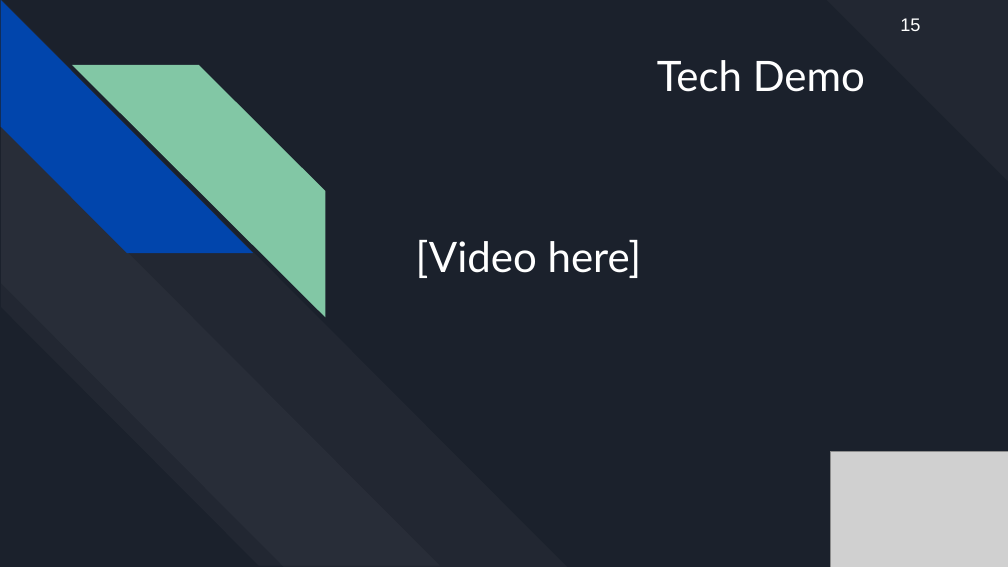
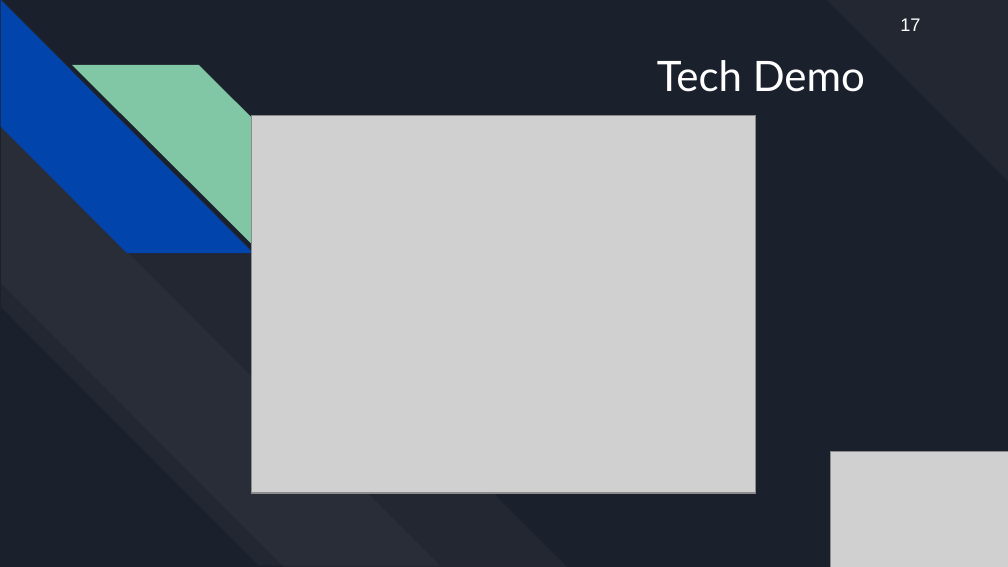
Before and after one commit to haileydhanens/CWU_AriGato, a slide deck: slide 18 of Documentation/AriGato Presentation #2 (1_31_2019).pptx (slide 16 before the commit). Drawn at 1008x567 pixels with LibreOffice and Linux fonts; fonts in the diff are those of the drawing; grey boxes stand for pictures. Boxes give left, top, right and bottom in pixels: in the first picture for what was removed or moved away, otherwise in the second. Text is boxed around its words. In the diff, an @@ line names an element or a change of style, - is before the commit and + after.

```diff
--- a/Documentation/AriGato Presentation #2 (1_31_2019).pptx
+++ b/Documentation/AriGato Presentation #2 (1_31_2019).pptx
@@ text at (900, 18, 920, 31): text changed @@
-15
+17
@@ picture added at (252, 115, 756, 493) @@
@@ subtitle removed at (416, 240, 642, 278) @@
-[Video here]
```
Also in this commit, not shown: 10 other slides changed, 4 slides added, 2 slides removed, 1 other file.
